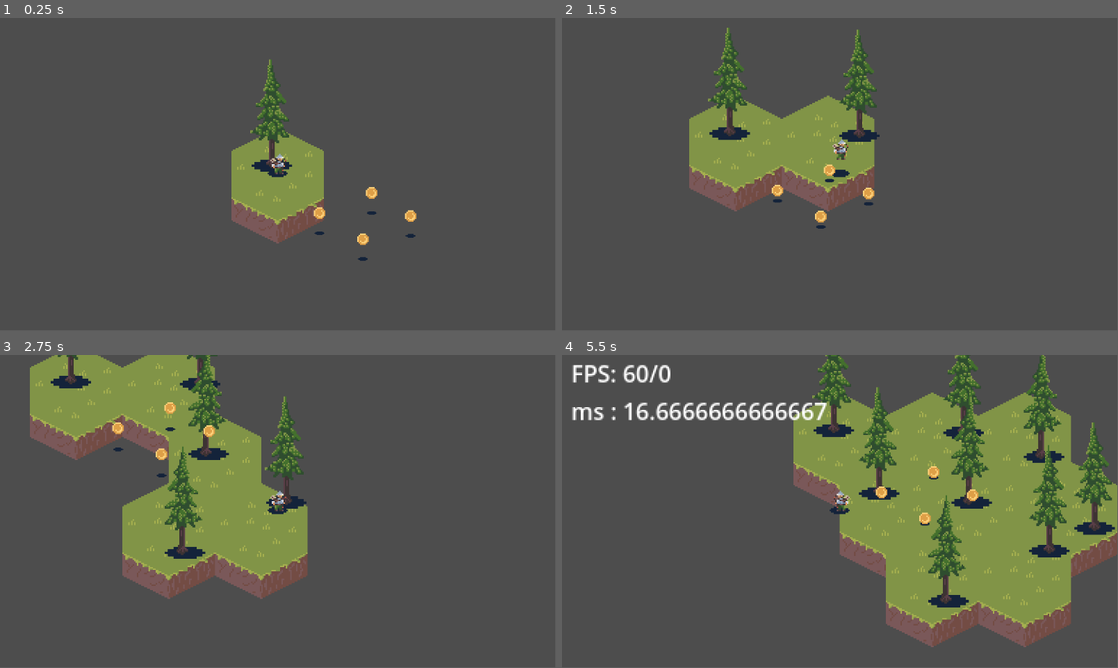
Above: before the commit, frames 1-4 (two rows, left to right).
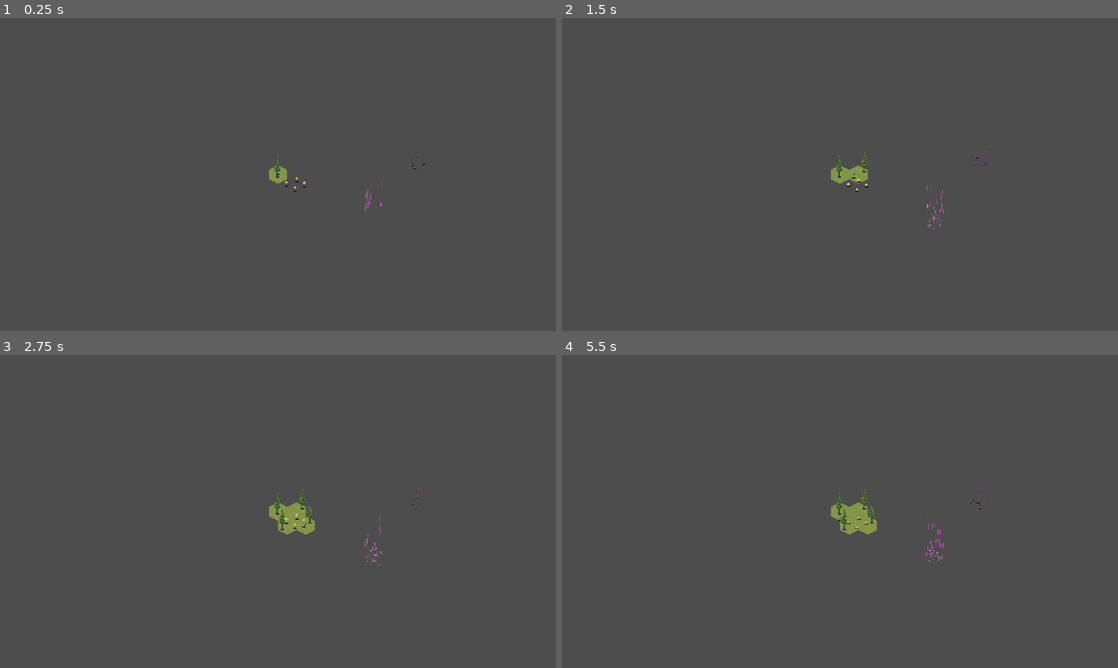
Above: after the commit, the same moments.

Repository: MichaelBarnett/LearnGodot
Game: Godot game, scene res://Worlds/TestWorld1.tscn
Same seed, same stepped clock (60 frames per second), same inputs: the game is played once before the commit and once after it. The project has no main scene, so this scene is started directly.
Inputs:
- Up to frame 1 (0.25 s): no input
- Up to frame 2 (1.5 s): hold D (MoveRight) 0.53-1.28 s; tap Space (Interact) at 0.6, 1.35 s; hold S (MoveDown) from 1.28 s (still down)
- Up to frame 3 (2.75 s): release S (MoveDown) at 2.03 s; hold D (MoveRight) from 2.03 s (still down); tap Space (Interact) at 2.1 s
- Up to frame 4 (5.5 s): release D (MoveRight) at 2.78 s; hold W (MoveUp) 2.78-3.53 s; tap Space (Interact) every 0.75 s from 2.85 to 5.1 s; hold A (MoveLeft) 3.53-5.03 s; tap ` (Debug) at 4.15 s; hold S (MoveDown) from 5.03 s (still down)
In our replay, the window is 799x449 before the commit and 800x450 after it. These sizes can differ from the game's own. Grey fills any space a smaller window leaves; there, only what the larger window draws over its background counts as a difference.

The runs differ from the first frame. In frame 1, 5.8% of the frame differs, in the area x 41-77%, y 13-78%; in frame 2, 11%; in frame 3, 23%; in frame 4, 37%, in the area x 1-100%, y 0-94%.

Commit message:
Character and Camera Movement
Pixel perfect smooth camera movement, as well as some nice basis changes on the character controller so that you always move along one of the 6 axis of a hexagon, whilst also accounting for the sqrt(3)/2 change of basis.... I think.

Diff:
--- a/Assets/Character.tscn
+++ b/Assets/Character.tscn
@@ -37,10 +37,6 @@
 offset_bottom = 107.0
 text = "default text"
 
-[node name="Camera2D" type="Camera2D" parent="."]
-zoom = Vector2(3, 3)
-position_smoothing_speed = 16.0
-
 [node name="YRoot" type="Node2D" parent="."]
 z_as_relative = false
 
--- a/Assets/HexagonSummonEffect.tscn
+++ b/Assets/HexagonSummonEffect.tscn
@@ -69,5 +69,5 @@
 z_index = 32
 scale = Vector2(0.26, 0.26)
 color = Color(1, 0.518906, 0.830972, 1)
-energy = 1.5
+energy = 0.5
 texture = ExtResource("1_wroo1")
--- a/Assets/character_body_2d.gd
+++ b/Assets/character_body_2d.gd
@@ -1,9 +1,10 @@
 extends CharacterBody2D
 
-@export var SPEED = 96.0
+@export var SPEED = 64.0
+@export var ACCEL = 16.0
+@export var DECEL = 32.0
 @export var JUMP_HEIGHT = 12.0
 var JUMP_STRENGTH : float = 0
-var debug_mode = false
 var CurrentHexagonID := Vector2i(0,0)
 const HEXAGON_Y_BIAS = 0.866
 
@@ -19,15 +20,11 @@
 		var close_ring
 		%HexManager.get_or_create_hexagon(CurrentHexagonID)
 
-func update_debug_text(delta : float) -> void:
-	$debug_label.text = (" FPS: " +  str(Engine.get_frames_per_second()) + "/" + str(Engine.max_fps) + "\n" +
-			" ms : " + str(delta*1000.0)
-	)
-
 func _physics_process(delta: float) -> void:
 	# Get the input direction and handle the movement/deceleration.
 	var left_right_axis := Input.get_axis("MoveLeft", "MoveRight")
 	var up_down_axis := Input.get_axis("MoveUp", "MoveDown")
+	up_down_axis = up_down_axis * lerp(HexLib.HEX_ASPECT_RATIO, 0.5,abs(left_right_axis))
 
 	var escape := Input.is_action_just_pressed("Quit")
 	if escape:
@@ -37,34 +34,21 @@
 	if interact:
 		jump_component.jump(JUMP_STRENGTH)
 
-	var debug_pressed := Input.is_action_just_pressed("Debug")
-	if debug_pressed:
-		if debug_mode == true:
-			debug_mode = false
-			print("`Deactivated debug mode!")
-			$debug_label.visible = false
-		else:
-			debug_mode = true
-			print("Activated debug mode!")
-			$debug_label.visible = true
-
-	if debug_mode:
-		update_debug_text(delta)
-
 	if left_right_axis:
-		velocity.x = left_right_axis * SPEED
+		velocity.x = move_toward(velocity.x, left_right_axis*SPEED, ACCEL)
 		if left_right_axis > 0:
 			$YRoot/Jumper/AnimatedSprite2D.flip_h = false
 		if left_right_axis < 0:
 			$YRoot/Jumper/AnimatedSprite2D.flip_h = true
 	else:
-		velocity.x = move_toward(velocity.x, 0, SPEED)
+		velocity.x = move_toward(velocity.x, 0, DECEL)
 
 	if up_down_axis:
-		velocity.y = up_down_axis * SPEED
+		velocity.y = move_toward(velocity.y, up_down_axis*SPEED, ACCEL)
 	else:
-		velocity.y = move_toward(velocity.y, 0, SPEED)
+		velocity.y = move_toward(velocity.y, 0, DECEL* HexLib.HEX_ASPECT_RATIO)
 
+	velocity.y = velocity.y / HexLib.HEX_ASPECT_RATIO
 	velocity = velocity.limit_length(SPEED)
 	velocity.y = velocity.y * HexLib.HEX_ASPECT_RATIO
 
--- a/GameplayElements/Resources/GoldPickup.tscn
+++ b/GameplayElements/Resources/GoldPickup.tscn
@@ -40,6 +40,5 @@
 [node name="Sprite2D" type="Sprite2D" parent="YRoot"]
 z_index = 1
 z_as_relative = false
-position = Vector2(0, -3)
-scale = Vector2(0.5, 0.5)
+position = Vector2(0, -6)
 texture = ExtResource("4_qwffb")
--- a/GameplayElements/World/Hexagons/HexagonTile.tscn
+++ b/GameplayElements/World/Hexagons/HexagonTile.tscn
@@ -1,7 +1,7 @@
 [gd_scene load_steps=5 format=3 uid="uid://dhyco2plw1s6"]
 
 [ext_resource type="Script" path="res://GameplayElements/World/Hexagons/Hexagontile.gd" id="1_7eh45"]
-[ext_resource type="Texture2D" uid="uid://bpgsn3p3ch3fa" path="res://Assets/HexaTest.png" id="2_y6trw"]
+[ext_resource type="Texture2D" uid="uid://dv2v100sij65l" path="res://Assets/HexaTest02.png" id="2_cjmh8"]
 [ext_resource type="Texture2D" uid="uid://cefxmjd7gbs0x" path="res://Assets/tree01.png" id="3_le3g0"]
 [ext_resource type="Texture2D" uid="uid://bmicauswout7l" path="res://Assets/Shadow.png" id="4_84o5g"]
 
@@ -12,7 +12,7 @@
 [node name="Base" type="Sprite2D" parent="."]
 y_sort_enabled = true
 position = Vector2(0, 32)
-texture = ExtResource("2_y6trw")
+texture = ExtResource("2_cjmh8")
 offset = Vector2(0, -32)
 
 [node name="Sprite2D" type="Sprite2D" parent="."]
@@ -25,6 +25,5 @@
 
 [node name="Sprite2D" type="Sprite2D" parent="Sprite2D"]
 z_index = -10
-position = Vector2(1, -6)
-scale = Vector2(2, 1.7)
+position = Vector2(1, -2)
 texture = ExtResource("4_84o5g")
--- a/GameplayElements/World/Hexagons/Hexagontile.gd
+++ b/GameplayElements/World/Hexagons/Hexagontile.gd
@@ -11,8 +11,8 @@
 
 # Called when the node enters the scene tree for the first time.
 func _ready() -> void:
-	var spawn_x = randf_range(24,-24)
-	var spawn_y = randf_range(24,-24)
+	var spawn_x = randi_range(24,-24)
+	var spawn_y = randi_range(24,-24)
 	$Sprite2D.flip_h = bool(randi_range(0,1))
 	$Sprite2D.position = Vector2(spawn_x, spawn_y)
 	pass # Replace with function body.
--- /dev/null
+++ b/WorldViewport.tscn
@@ -0,0 +1,38 @@
+[gd_scene load_steps=5 format=3 uid="uid://ch7bu0mjok8i1"]
+
+[ext_resource type="Shader" path="res://Worlds/CameraVertexOffset.gdshader" id="1_bui60"]
+[ext_resource type="Script" path="res://Worlds/sub_viewport_container.gd" id="2_2p5g7"]
+[ext_resource type="PackedScene" uid="uid://1ultwastqupb" path="res://Worlds/TestWorld1.tscn" id="3_onble"]
+
+[sub_resource type="ShaderMaterial" id="ShaderMaterial_5a1om"]
+shader = ExtResource("1_bui60")
+shader_parameter/camera_offset = Vector2(0, 0)
+
+[node name="Node2D" type="Node2D"]
+
+[node name="SubViewportContainer" type="SubViewportContainer" parent="."]
+texture_filter = 1
+material = SubResource("ShaderMaterial_5a1om")
+offset_left = -6.0
+offset_top = -6.0
+offset_right = 506.0
+offset_bottom = 506.0
+script = ExtResource("2_2p5g7")
+metadata/_edit_use_anchors_ = true
+
+[node name="SubViewport" type="SubViewport" parent="SubViewportContainer"]
+handle_input_locally = false
+snap_2d_transforms_to_pixel = true
+render_target_update_mode = 4
+
+[node name="WorldBase" parent="SubViewportContainer/SubViewport" instance=ExtResource("3_onble")]
+
+[node name="Label" type="Label" parent="."]
+offset_left = 10.0
+offset_top = 10.0
+offset_right = 522.0
+offset_bottom = 1080.0
+text = "Hello, this is high resolution text."
+metadata/_edit_use_anchors_ = true
+
+[connection signal="resized" from="SubViewportContainer" to="SubViewportContainer" method="_on_resized"]
--- /dev/null
+++ b/Worlds/CameraVertexOffset.gdshader
@@ -0,0 +1,7 @@
+shader_type canvas_item;
+
+uniform vec2 camera_offset = vec2(0.0, 0.0);
+
+void vertex() {
+	VERTEX += camera_offset;
+}
--- a/Worlds/TestWorld1.tscn
+++ b/Worlds/TestWorld1.tscn
@@ -1,11 +1,14 @@
-[gd_scene load_steps=4 format=3 uid="uid://1ultwastqupb"]
+[gd_scene load_steps=6 format=3 uid="uid://1ultwastqupb"]
 
 [ext_resource type="PackedScene" uid="uid://c1qf37mxx1nor" path="res://GameplayElements/World/Hexagons/HexagonManager.tscn" id="2_ohxqg"]
 [ext_resource type="PackedScene" uid="uid://ckt8ipwpb5lok" path="res://GameplayElements/Resources/GoldPickup.tscn" id="3_8btm3"]
 [ext_resource type="PackedScene" uid="uid://dt6cnw8bxuvat" path="res://Assets/Character.tscn" id="3_yu0jg"]
+[ext_resource type="PackedScene" uid="uid://c2ecc2m34wqlr" path="res://Assets/HexagonSummonEffect.tscn" id="4_thdp0"]
+[ext_resource type="PackedScene" uid="uid://b350wwlhi4e8c" path="res://Assets/HexagonSolveEffect.tscn" id="5_wumt2"]
 
 [node name="WorldBase" type="Node2D"]
 y_sort_enabled = true
+texture_filter = 1
 
 [node name="HexManager" parent="." instance=ExtResource("2_ohxqg")]
 unique_name_in_owner = true
@@ -24,4 +27,12 @@
 position = Vector2(59, 59)
 
 [node name="Root4" parent="." instance=ExtResource("3_8btm3")]
-position = Vector2(92, 43)
+position = Vector2(91.5, 43)
+
+[node name="ParticleRoot" parent="." instance=ExtResource("4_thdp0")]
+position = Vector2(329, 159)
+
+[node name="ParticleRoot2" parent="." instance=ExtResource("5_wumt2")]
+position = Vector2(478, -37)
+
+[node name="Camera2D" type="Camera2D" parent="."]
--- /dev/null
+++ b/Worlds/sub_viewport_container.gd
@@ -0,0 +1,65 @@
+extends SubViewportContainer
+
+@onready var my_player = $SubViewport/WorldBase/PlayerCharacter
+@onready var my_camera = $SubViewport/WorldBase/Camera2D
+@onready var subview = $SubViewport
+@onready var resolution = $"../Label"
+@export var CAMERA_SPEED : float = 10.0
+@export var CAMERA_AHEAD_SCALE : float = 0.25
+
+const SCALE : int = 3
+const DESIRED_VERTICAL_PIXEL_RESOLUTION : int = 1080 / SCALE
+var  OUTCOME_HORIZONTAL_PIXEL_RESOLUTION : int = 1920 / SCALE
+var screen_ratio : float = float(OUTCOME_HORIZONTAL_PIXEL_RESOLUTION) / float(DESIRED_VERTICAL_PIXEL_RESOLUTION)
+var _debug_text : String = ""
+var offset : Vector2 = Vector2(0.0,0.0)
+var current_camera_position : Vector2 = Vector2(0.0,0.0)
+var debug_mode = false
+
+func _ready() -> void:
+	update_screen()
+
+func update_screen() -> void:
+	stretch = false
+	var window_size = get_viewport_rect().size
+	screen_ratio = window_size.x / window_size.y
+	OUTCOME_HORIZONTAL_PIXEL_RESOLUTION = int(screen_ratio * DESIRED_VERTICAL_PIXEL_RESOLUTION)
+	size.x = OUTCOME_HORIZONTAL_PIXEL_RESOLUTION + 2
+	size.y = DESIRED_VERTICAL_PIXEL_RESOLUTION + 2
+	subview.size.x = OUTCOME_HORIZONTAL_PIXEL_RESOLUTION + 2
+	subview.size.y = DESIRED_VERTICAL_PIXEL_RESOLUTION + 2
+	position.x = -SCALE
+	position.y = -SCALE
+	scale.x = SCALE
+	scale.y = SCALE
+	_debug_text = str(window_size) + " " + str(Vector2(OUTCOME_HORIZONTAL_PIXEL_RESOLUTION, DESIRED_VERTICAL_PIXEL_RESOLUTION)) + " " + str(screen_ratio)
+
+func _process(delta : float) -> void:
+	my_camera.global_position = lerp(my_camera.global_position, my_player.global_position+my_player.velocity*CAMERA_AHEAD_SCALE, delta*CAMERA_SPEED)
+	var actual_camera_position : Vector2 = my_camera.global_position
+	var stabilisation_offset : Vector2 = Vector2(
+		actual_camera_position.round().x - actual_camera_position.x,
+		actual_camera_position.round().y - actual_camera_position.y
+		)
+	material.set_shader_parameter("camera_offset", stabilisation_offset)
+	resolution.text = _debug_text + " - CAMOFFSET: " + str(offset) + " Player: " + str(my_camera.global_position)
+
+	var debug_pressed := Input.is_action_just_pressed("Debug")
+	if debug_pressed:
+		if debug_mode == true:
+			debug_mode = false
+			print("`Deactivated debug mode!")
+			resolution.visible = false
+		else:
+			debug_mode = true
+			print("Activated debug mode!")
+			resolution.visible = true
+
+	if debug_mode:
+		update_debug_text(delta)
+
+func update_debug_text(delta : float) -> void:
+	resolution.text = " FPS: " + str(Engine.get_frames_per_second()) + "\n" + " ms : " + str(delta*1000.0) + "\n" + " Player xy : " + str(my_player.position)
+
+func _on_resized() -> void:
+	update_screen()
--- a/project.godot
+++ b/project.godot
@@ -16,7 +16,11 @@
 
 [display]
 
+window/size/viewport_width=1920
+window/size/viewport_height=1080
 window/size/mode=3
+window/stretch/mode="canvas_items"
+window/stretch/aspect="expand"
 
 [input]
 
Binary file added: Assets/HexaTest02.png
Not shown, added: Assets/HexaTest02.png.import
Not shown, added: Wor2F72.tmp
